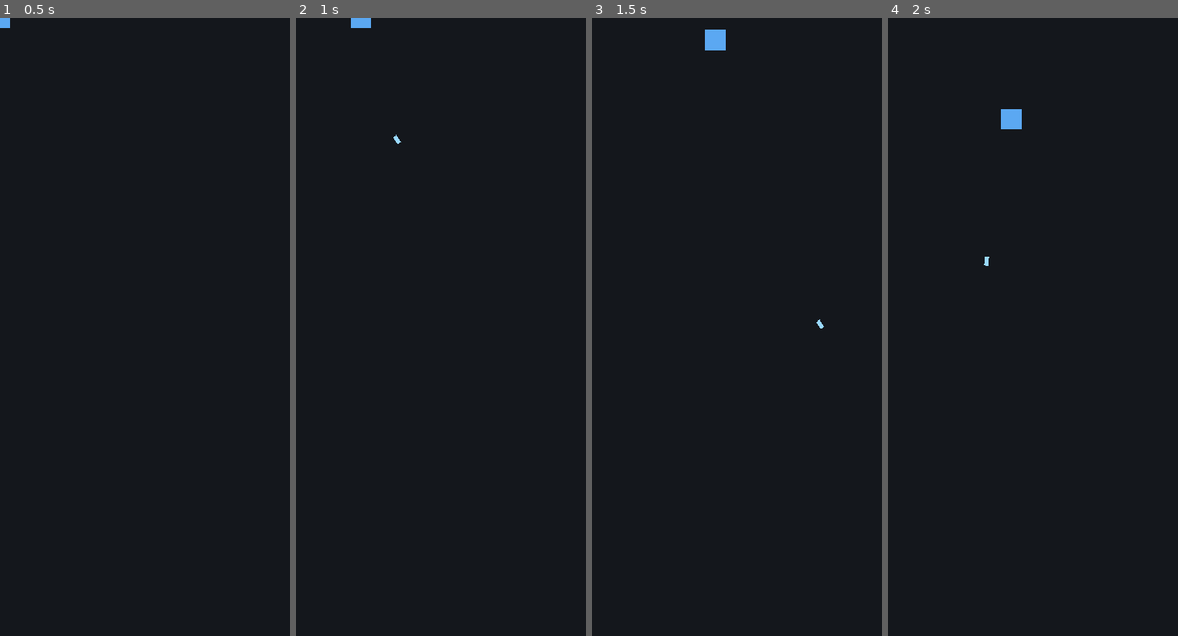
Above: before the commit, frames 1-4 (left to right).
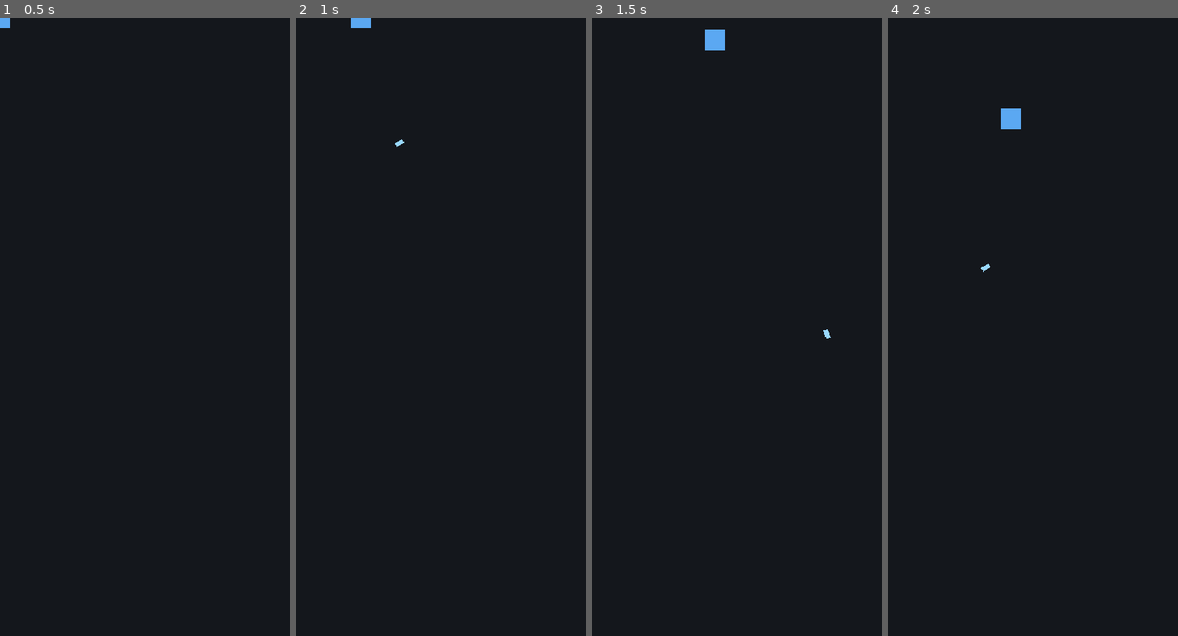
Above: after the commit, the same moments.

Repository: 0xkkun/seoul-challenge
Game: Godot game, scene res://scenes/player/player.tscn
The game is run twice, just before and just after one commit, with the same random seed, the same clock (stepped at 60 frames per second) and the same inputs. This scene is started directly instead of the project's main scene.
Inputs (mouse positions are in pixels of both pictures, inside the frame that each line leads up to):
- Up to frame 1 (0.5 s): no input
- Up to frame 2 (1 s): tap Enter at 0.5 s; move the mouse to (504, 296) at 0.52 s; hold Right (ui_right) from 0.53 s (still down); click (504, 296) at 0.67 s; tap Space at 0.77 s
- Up to frame 3 (1.5 s): move the mouse to (679, 357) at 1.27 s; release Right (ui_right) at 1.28 s; hold Down (ui_down) from 1.28 s (still down)
- Up to frame 4 (2 s): keep holding Down (ui_down); tap Space at 1.52 s

Frame 1 is identical in both runs. In frame 2, less than 0.1% of the frame differs, in the area x 33-38%, y 18-21%; in frame 3, less than 0.1%; in frame 4, less than 0.1%, in the area x 32-47%, y 14-42%.

Commit message:
[Scene] 야구공 손맛 패스 — 스핀·반동·무기 정체성 (#15)
정화탄에 시각 스핀(야구공 회전), 플레이어에 발사 반동(조준 반대 킥) 추가.
무기 정체성("낡은 야구공" + 기억 플레이버)을 발사기에 부여(weapon_info()).
속도/수명/케이던스 튜닝. 데이터화 프레임워크 없이 하드코딩 1종(Codex 방침).

verify_quick: 손맛 4건 PASS, 전체 게이트 통과.

Co-Authored-By: Claude Opus 4.8 (1M context) <noreply@anthropic.com>

Diff:
--- a/scripts/player/player.gd
+++ b/scripts/player/player.gd
@@ -13,6 +13,7 @@
 @export var stick_deadzone: float = 0.2    ## 게임패드 스틱 데드존
 @export var fire_cooldown: float = 0.22    ## 연사 간격 (s)
 @export var muzzle_offset: float = 18.0    ## 발사 지점 오프셋 (px)
+@export var recoil_strength: float = 55.0  ## 발사 반동(조준 반대 방향 킥) (px/s)
 
 var _fire_timer: float = 0.0
 
@@ -50,6 +51,13 @@
 	return maxf(0.0, timer - delta)
 
 
+## 발사 반동 속도(조준 반대 방향). 순수 함수(테스트 대상).
+func recoil_velocity(aim_dir: Vector2, strength: float) -> Vector2:
+	if aim_dir.length() < 0.001:
+		return Vector2.ZERO
+	return -aim_dir.normalized() * strength
+
+
 ## 이동 입력 읽기 (WASD + 방향키 + 패드 좌스틱). I/O.
 func read_input_vector() -> Vector2:
 	var v := Vector2.ZERO
@@ -79,6 +87,7 @@
 	if dir == Vector2.ZERO:
 		return
 	fired.emit(global_position + dir * muzzle_offset, dir)
+	velocity += recoil_velocity(dir, recoil_strength)
 	_fire_timer = fire_cooldown
 
 
--- a/scripts/player/projectile_launcher.gd
+++ b/scripts/player/projectile_launcher.gd
@@ -4,6 +4,10 @@
 
 const BULLET_SCENE := preload("res://scenes/projectiles/purify_bullet.tscn")
 const POOL_ID := &"purify_bullet"
+
+## 무기 정체성 — "무기는 학교의 기억"(#15). UI/도감이 weapon_info()로 읽는다.
+const WEAPON_NAME := "낡은 야구공"
+const WEAPON_FLAVOR := "비 오던 날, 같이 줍던 공."
 
 @export var prewarm: int = 8
 
@@ -29,3 +33,8 @@
 	if is_inside_tree() and get_tree().current_scene != null:
 		return get_tree().current_scene
 	return self
+
+
+## 장착 무기 정보(이름·기억 플레이버) — UI/도감용.
+func weapon_info() -> Dictionary:
+	return {"name": WEAPON_NAME, "flavor": WEAPON_FLAVOR}
--- a/scripts/projectiles/purify_bullet.gd
+++ b/scripts/projectiles/purify_bullet.gd
@@ -5,9 +5,10 @@
 ## 이동/수명 수학은 순수 함수로 분리해 물리 없이 단위 테스트한다.
 ## 자기 자신을 free() 하지 않고 PoolManager.release(self) 로 풀에 반환한다.
 
-@export var speed: float = 620.0      ## 이동 속도 (px/s)
-@export var lifetime: float = 1.2     ## 최대 수명 (s)
+@export var speed: float = 640.0      ## 이동 속도 (px/s) — 야구공 던지는 손맛
+@export var lifetime: float = 1.1     ## 최대 수명 (s)
 @export var damage: int = 1           ## 적에게 주는 피해
+@export var spin_speed: float = 16.0  ## 시각 회전(야구공 스핀) (rad/s)
 
 var _direction: Vector2 = Vector2.RIGHT
 var _life: float = 0.0
@@ -28,6 +29,7 @@
 
 func _physics_process(delta: float) -> void:
 	global_position = step_position(global_position, _direction, speed, delta)
+	rotation = step_spin(rotation, spin_speed, delta)
 	_life = step_lifetime(_life, delta)
 	if is_expired(_life):
 		_release()
@@ -47,6 +49,11 @@
 	return life <= 0.0
 
 
+## 시각 회전을 delta만큼 진행(야구공 스핀). 순수 함수(테스트 대상).
+func step_spin(current_rotation: float, spin: float, delta: float) -> float:
+	return current_rotation + spin * delta
+
+
 # --- 풀 훅 / 충돌 ---
 
 func reset_for_pool() -> void:
--- /dev/null
+++ b/tests/unit/test_baseball_feel.gd
@@ -0,0 +1,42 @@
+extends Node
+## #15 야구공 손맛 — 반동/스핀 순수 함수 + 무기 정체성 단위 테스트.
+
+const PlayerScript := preload("res://scripts/player/player.gd")
+const BulletScene := preload("res://scenes/projectiles/purify_bullet.tscn")
+const LauncherScript := preload("res://scripts/player/projectile_launcher.gd")
+
+var _runner: Node
+
+
+func _set_runner(runner: Node) -> void:
+	_runner = runner
+
+
+func test_recoil_kicks_opposite_to_aim() -> void:
+	var p = PlayerScript.new()
+	var r: Vector2 = p.recoil_velocity(Vector2.RIGHT, 50.0)
+	_runner.assert_true(is_equal_approx(r.x, -50.0), "오른쪽 조준 → 왼쪽 반동")
+	_runner.assert_true(is_equal_approx(r.y, 0.0), "수평 반동")
+	p.free()
+
+
+func test_recoil_zero_without_aim() -> void:
+	var p = PlayerScript.new()
+	var r: Vector2 = p.recoil_velocity(Vector2.ZERO, 50.0)
+	_runner.assert_true(r == Vector2.ZERO, "조준 없으면 반동 없음")
+	p.free()
+
+
+func test_spin_advances_rotation() -> void:
+	var b = BulletScene.instantiate()
+	var rot: float = b.step_spin(0.0, 10.0, 0.5)
+	_runner.assert_true(is_equal_approx(rot, 5.0), "스핀: rotation += spin*delta")
+	b.free()
+
+
+func test_weapon_identity_is_baseball() -> void:
+	var l = LauncherScript.new()
+	var info: Dictionary = l.weapon_info()
+	_runner.assert_eq(info.get("name"), "낡은 야구공")
+	_runner.assert_true(String(info.get("flavor")).length() > 0, "기억 플레이버 텍스트 존재")
+	l.free()
Not shown, added: tests/unit/test_baseball_feel.gd.uid
